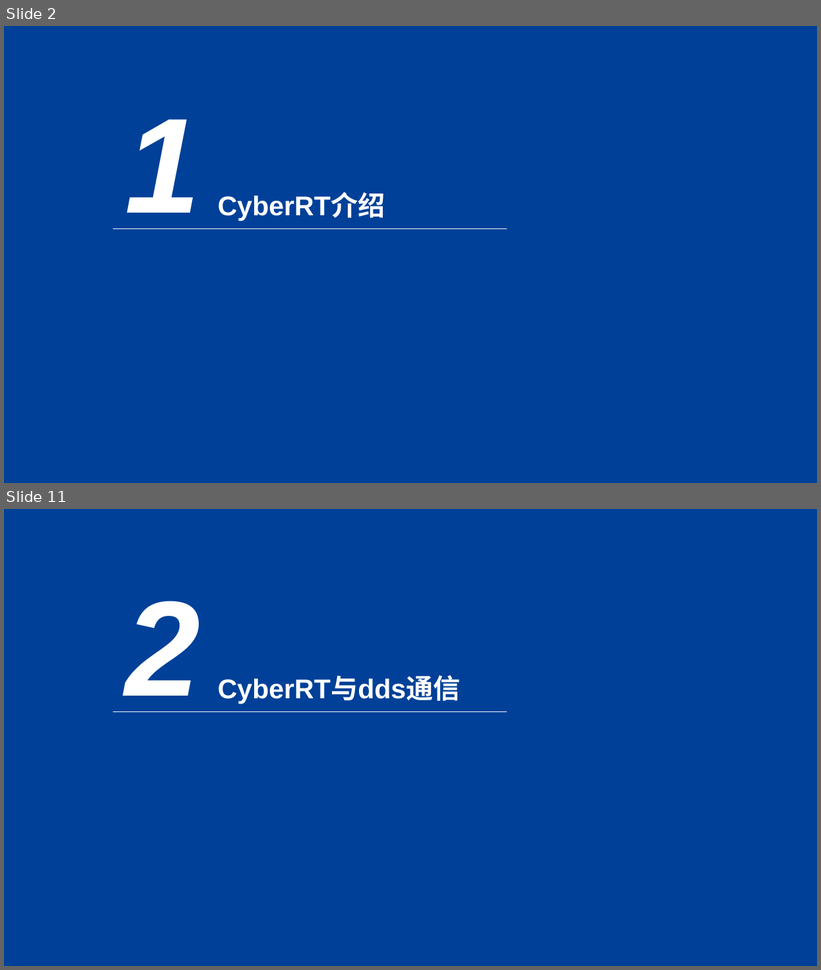
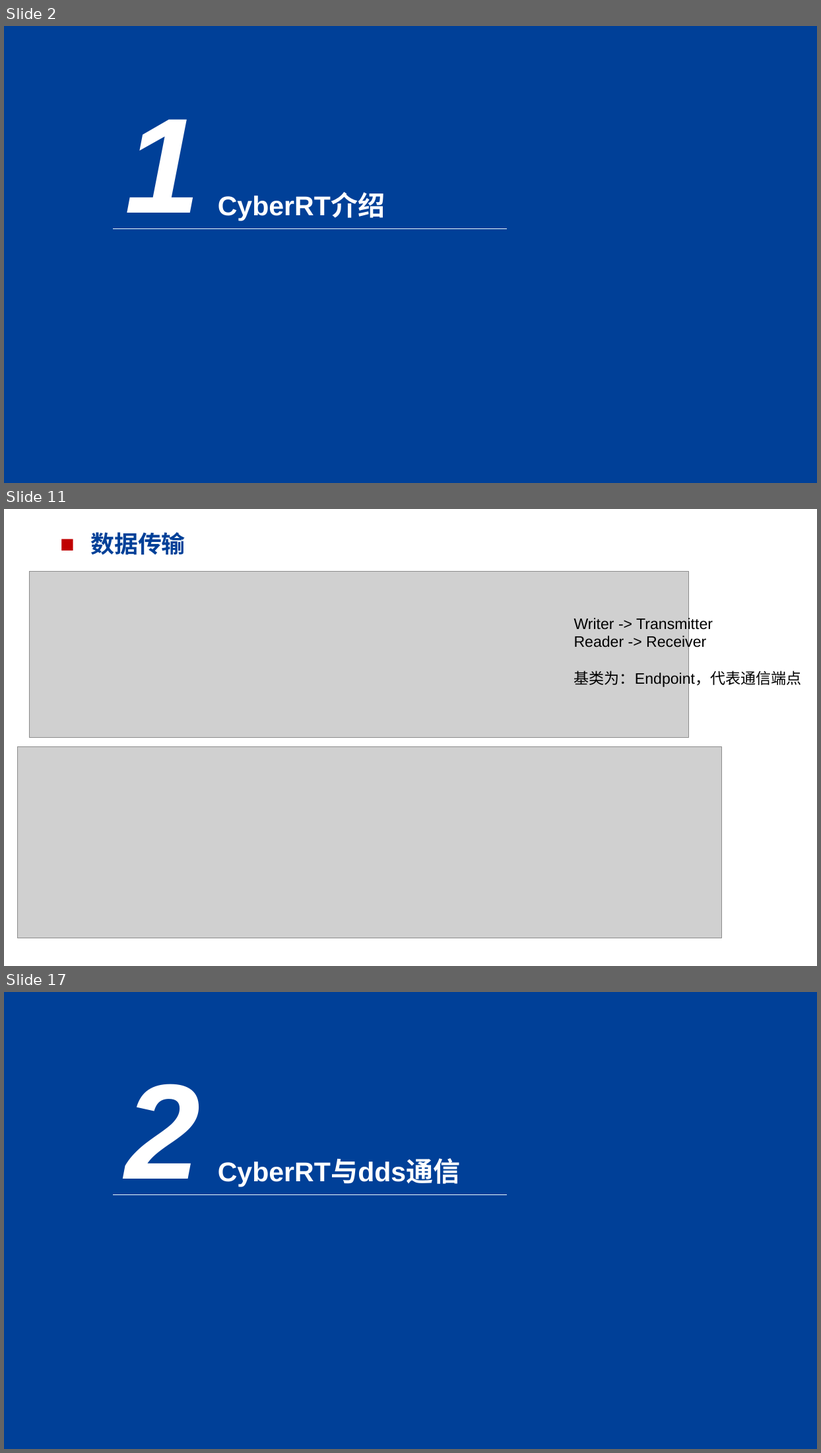
Before and after one commit to CXJ123-ai/-, a slide deck: CyberRT与cyclonedds通信.pptx. Shown one above the other, each under a label of ours: slides 2 and 11 before the commit, slides 2, 11 and 17 after it; the slides between them are not shown. The pictures are 821x970 and 821x1453 pixels, drawn with LibreOffice and Linux fonts; fonts in the diff are those of the drawing; grey boxes stand for pictures. Boxes give left, top, right and bottom in pixels: in the first picture for what was removed or moved away, otherwise in the second. Text is boxed around its words. In the diff, an @@ line names an element or a change of style, - is before the commit and + after.

```diff
--- a/CyberRT与cyclonedds通信.pptx
+++ b/CyberRT与cyclonedds通信.pptx
@@ slide 11 added at (4, 509, 817, 966), background #FFFFFF @@
@@ text added at (90, 532, 186, 555), 28 pt, text #004098, bold @@
+■ 数据传输
@@ picture added at (29, 571, 689, 738) @@
@@ text added at (574, 617, 802, 688), 18 pt, text #000000 @@
+Writer -> Transmitter
+Reader -> Receiver
+基类为：Endpoint，代表通信端点
@@ picture added at (17, 747, 722, 939) @@
@@ what was slide 11 is now slide 17 @@
```
Also in this commit, not shown: 16 slides changed, 8 other slides added, 1 slide removed.
